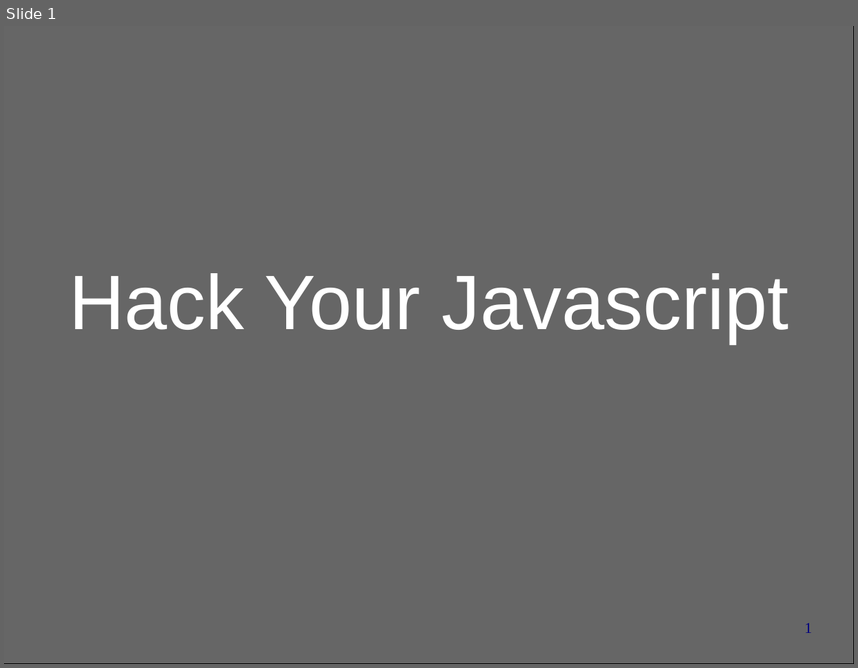
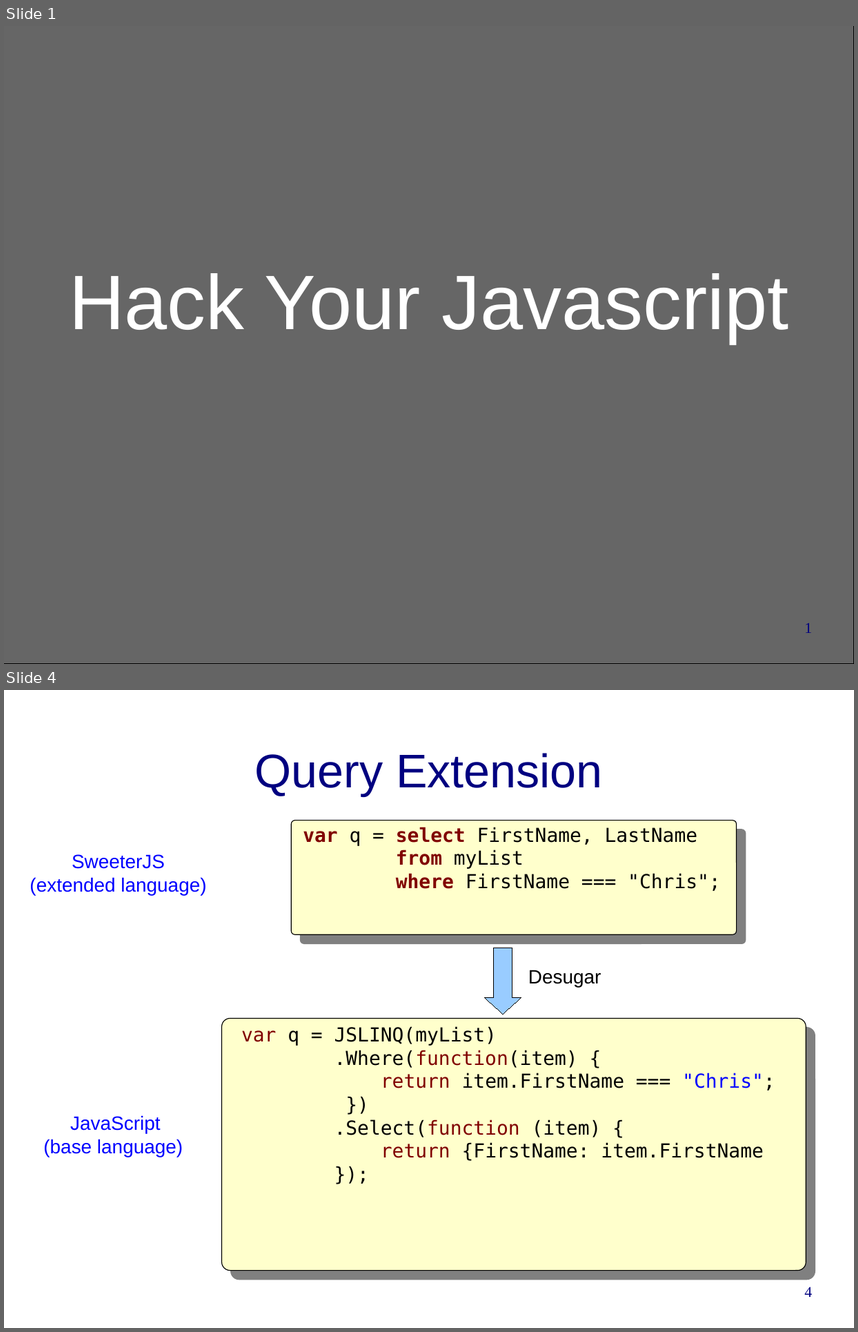
Before and after one commit to cwi-swat/rascal-course-pldi-2015, a slide deck: presentations/HackYourJavascript.odp. Shown one above the other, each under a label of ours: slide 1 before the commit, slides 1 and 4 after it; the slides between them are not shown. The pictures are 858x668 and 858x1332 pixels, drawn with LibreOffice and Linux fonts; fonts in the diff are those of the drawing; background and template pictures are left out. Boxes give left, top, right and bottom in pixels: in the first picture for what was removed or moved away, otherwise in the second. Text is boxed around its words. In the diff, an @@ line names an element or a change of style, - is before the commit and + after.

```diff
--- a/presentations/HackYourJavascript.odp
+++ b/presentations/HackYourJavascript.odp
@@ slide 4 added at (4, 690, 854, 1328), background #FFFFFF @@
@@ title added at (254, 753, 603, 796), 44 pt, text #000080 @@
+Query Extension
@@ rounded rectangle added at (292, 820, 737, 934), fill #FFFFCC, outline #000000 0.74 pt @@
@@ text added at (303, 827, 721, 891), 18 pt, text #000000 @@
+var q = select FirstName, LastName
+from myList
+where FirstName === "Chris";
@@ text added at (30, 854, 206, 895), 18 pt, text #0000FF @@
+SweeterJS
+(extended language)
@@ down arrow added at (484, 947, 522, 1013), fill #99CCFF, outline #000000 0 pt @@
@@ text added at (528, 969, 602, 987), 18 pt, text #000000 @@
+Desugar
@@ rounded rectangle added at (221, 1018, 806, 1270), fill #FFFFCC, outline #000000 0.74 pt @@
@@ text added at (241, 1026, 775, 1161), 18 pt, text #000000 @@
+var q = JSLINQ(myList)
+.Where(function(item) {
+return item.FirstName === "Chris";
+})
+.Select(function (item) {
+return {FirstName: item.FirstName
+});
@@ text added at (43, 1115, 183, 1156), 18 pt, text #0000FF @@
+JavaScript
+(base language)
@@ page number added at (804, 1286, 812, 1297), 14 pt, text #000080 @@
+4
```
Also in this commit, not shown: 7 other slides added.
